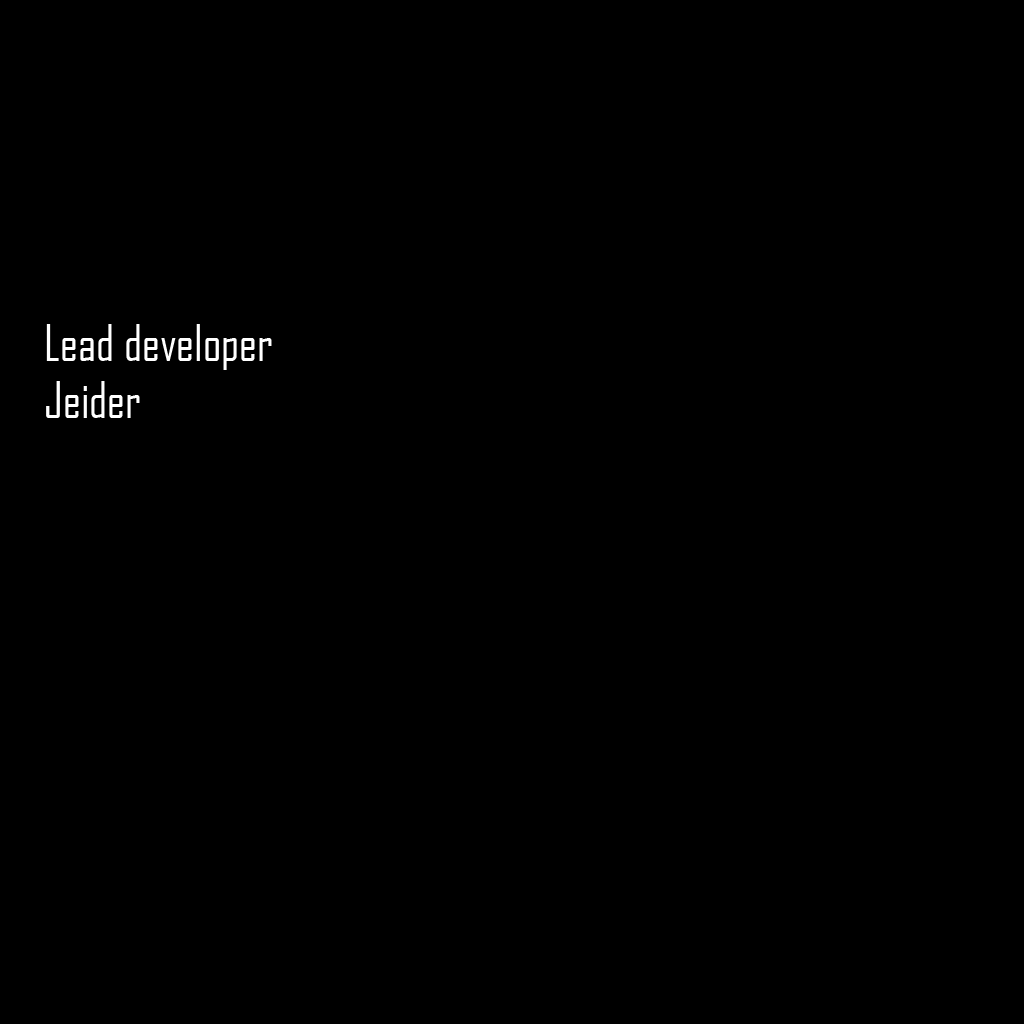
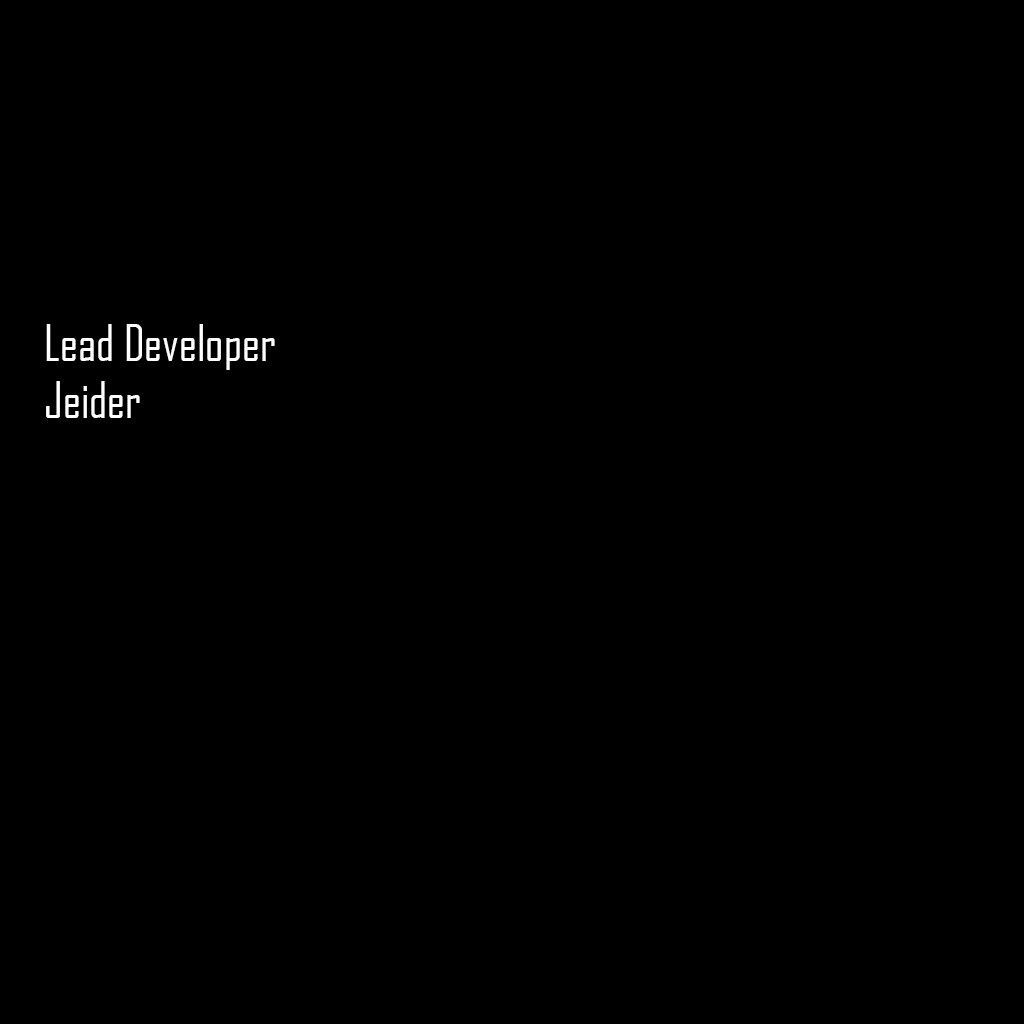
Layer changes from the first (1024, 1024) image to the second:
renamed "Lead developer Jeider" to "Lead Developer Jeider", painted on it over [left=46, top=324, right=275, bottom=418]
